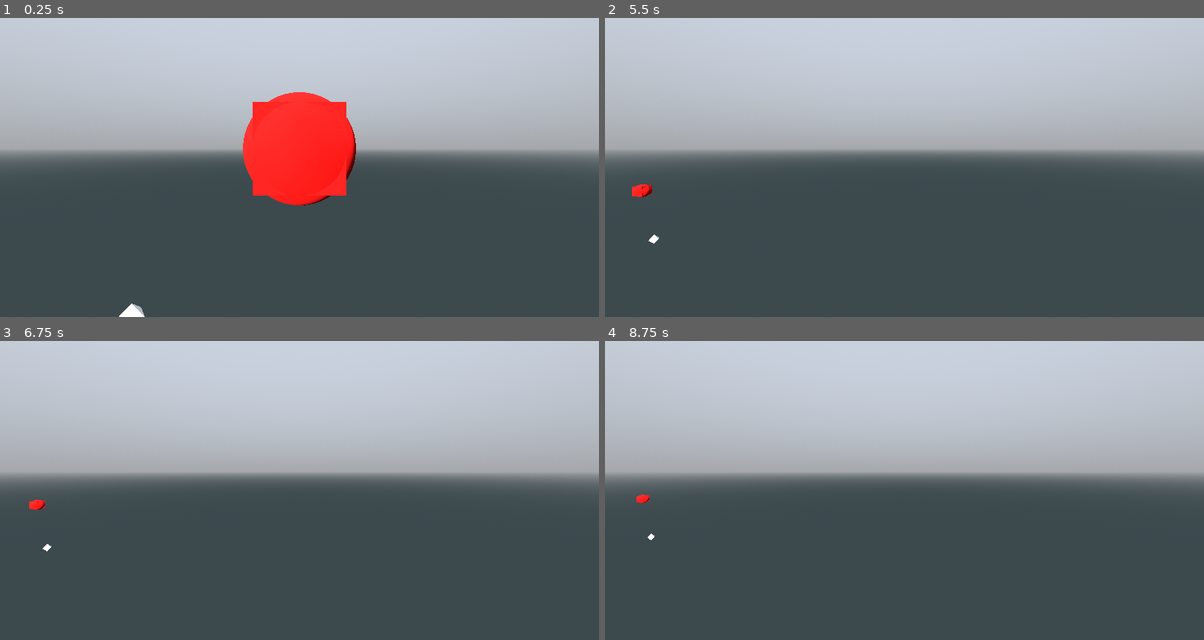
Above: before the commit, frames 1-4 (two rows, left to right).
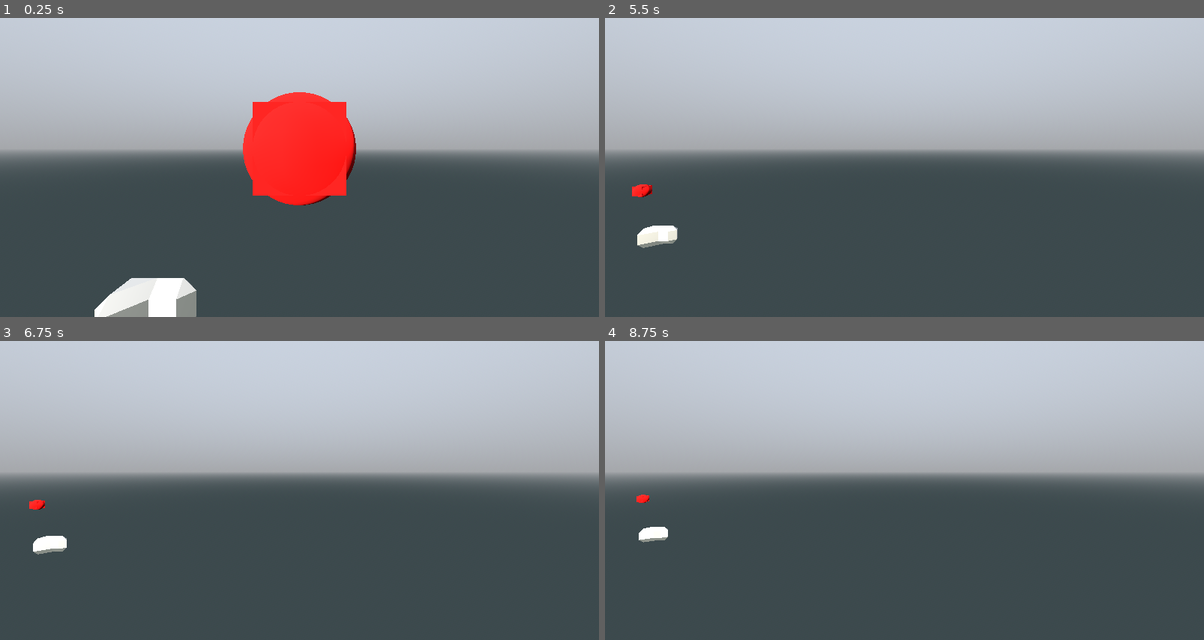
Above: after the commit, the same moments.

Repository: pixerhp/Hatchetflair
Game: Godot game, scene res://topscenes/gameplay_topscene.tscn
Two runs of this game, one before a commit and one after it. Both use one fixed random seed, a clock stepped at 60 frames per second and the inputs below.
Inputs (mouse positions are in pixels of both pictures, inside the frame that each line leads up to):
- Up to frame 1 (0.25 s): no input
- Up to frame 2 (5.5 s): tap Enter at 0.5, 2, 3.5 s; move the mouse to (1036, 131) at 0.52 s; hold D (move_right) 0.53-1.28 s; hold Shift (speed_faster) 0.53-1.28 s; click (1036, 131) at 0.67 s; tap Space (move_jump_up) at 1.25, 2.75, 4.25 s; move the mouse to (784, 164) at 1.27 s; hold S (move_backwards) 1.28-2.03 s; tap Ctrl (speed_slower) at 1.35, 2.85, 4.35 s; move the mouse to (964, 74) at 2.02 s; hold D (move_right) 2.03-2.78 s; hold Shift (speed_faster) 2.03-2.78 s; move the mouse to (874, 215) at 2.77 s; hold W (move_forwards) 2.78-3.53 s; click (874, 215) at 2.92 s; move the mouse to (1084, 200) at 3.52 s; hold Shift (speed_faster) 3.53-4.28 s; hold A (move_left) 3.53-5.03 s; move the mouse to (724, 98) at 4.27 s; move the mouse to (934, 149) at 5.02 s; hold S (move_backwards) from 5.03 s (still down); hold Shift (speed_faster) from 5.03 s (still down); click (934, 149) at 5.17 s
- Up to frame 3 (6.75 s): move the mouse to (209, 388) at 5.77 s; release S (move_backwards) at 5.78 s; release Shift (speed_faster) at 5.78 s; hold D (move_right) 5.78-6.53 s; tap Ctrl (speed_slower) at 5.85 s; move the mouse to (431, 454) at 6.52 s; hold W (move_forwards) from 6.53 s (still down); hold Shift (speed_faster) from 6.53 s (still down)
- Up to frame 4 (8.75 s): move the mouse to (784, 487) at 7.27 s; release W (move_forwards) at 7.28 s; release Shift (speed_faster) at 7.28 s; hold D (move_right) 7.28-8.03 s; tap Ctrl (speed_slower) at 7.35 s; click (784, 487) at 7.42 s; move the mouse to (964, 397) at 8.02 s; hold S (move_backwards) from 8.03 s (still down); hold Shift (speed_faster) from 8.03 s (still down)

The runs differ from the first frame. In frame 1, 1.9% of the frame differs, in the area x 15-33%, y 86-100%; in frame 2, 0.4%; in frame 3, 0.3%; in frame 4, 0.2%.

Commit message:
Add rendering materials assets

Diff:
--- /dev/null
+++ b/assets/render_materials/subs_met_dull.tres
@@ -0,0 +1,6 @@
+[gd_resource type="StandardMaterial3D" format=3 uid="uid://c81ft78wkbr5y"]
+
+[resource]
+vertex_color_use_as_albedo = true
+metallic = 1.0
+roughness = 0.6
--- /dev/null
+++ b/assets/render_materials/subs_met_semi.tres
@@ -0,0 +1,6 @@
+[gd_resource type="StandardMaterial3D" format=3 uid="uid://d2g0outwuab8l"]
+
+[resource]
+vertex_color_use_as_albedo = true
+metallic = 1.0
+roughness = 0.25
--- /dev/null
+++ b/assets/render_materials/subs_met_shiny.tres
@@ -0,0 +1,6 @@
+[gd_resource type="StandardMaterial3D" format=3 uid="uid://b53dpjdhv80f2"]
+
+[resource]
+vertex_color_use_as_albedo = true
+metallic = 1.0
+roughness = 0.05
--- /dev/null
+++ b/assets/render_materials/subs_stan.tres
@@ -0,0 +1,4 @@
+[gd_resource type="StandardMaterial3D" format=3 uid="uid://18hbj2fpi80b"]
+
+[resource]
+vertex_color_use_as_albedo = true
--- a/scripts/tchunks_manager.gd
+++ b/scripts/tchunks_manager.gd
@@ -93,9 +93,9 @@
 			#surf_colors.append(color)
 		#mesh_surface[Mesh.ARRAY_COLOR] = surf_colors
 
-		var test_mat: StandardMaterial3D = StandardMaterial3D.new()
-		test_mat.albedo_color = Color.WHITE
-		test_mat.vertex_color_use_as_albedo = true
+		var test_mat: StandardMaterial3D = load("res://assets/render_materials/subs_met_dull.tres")
+		#test_mat.albedo_color = Color.WHITE
+		#test_mat.vertex_color_use_as_albedo = true
 		if surf_verts.size() > 0:
 			array_mesh.add_surface_from_arrays(
 				Mesh.PRIMITIVE_TRIANGLES,
@@ -236,7 +236,8 @@
 	#test_chunk.randomize_tiles()
 
 	var test_placements: Array[Vector3i] = [
-		Vector3i(1,1,1),
+		Vector3i(2,1,1), Vector3i(3,1,1), Vector3i(2,2,1), Vector3i(3,2,1),
+		Vector3i(1,1,1), Vector3i(1,2,1), Vector3i(1,1,2), Vector3i(1,2,2),
 	]
 	for pos in test_placements:
 		test_chunk.tile_shapes[pos.x + (16*pos.y) + (256*pos.z)] = TILE_SHAPE.MARCH_ANG
--- a/topscenes/gameplay_topscene.tscn
+++ b/topscenes/gameplay_topscene.tscn
@@ -33,7 +33,7 @@
 
 [node name="DirectionalLight3D" type="DirectionalLight3D" parent="WorldEnvironment"]
 transform = Transform3D(0.866025, 0.1235, -0.484508, 0, 0.969016, 0.246999, 0.5, -0.213907, 0.839192, 0, 0, 0)
-light_color = Color(1, 0.937667, 0.83, 1)
+light_color = Color(1, 0.938, 0.83, 1)
 shadow_enabled = true
 script = ExtResource("1_08y4y")
 
Renamed: text.txt -> assets/text.txt
